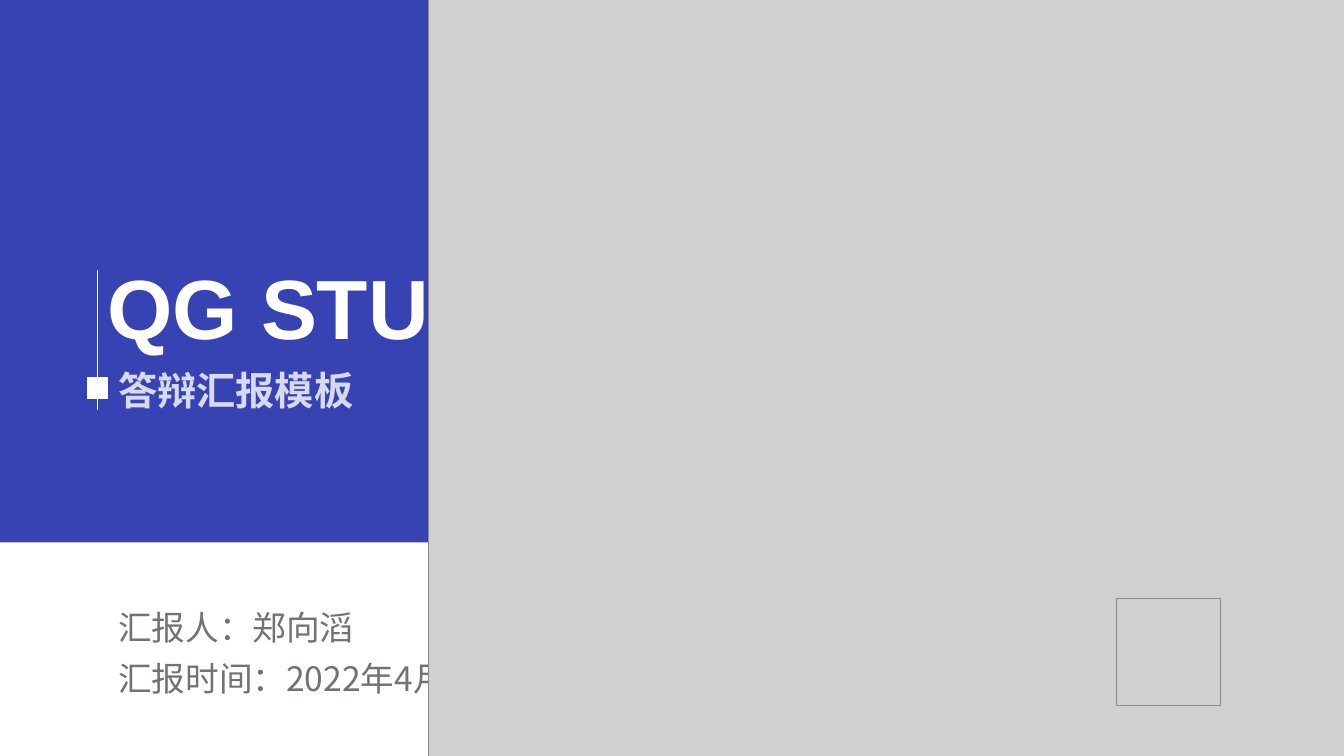
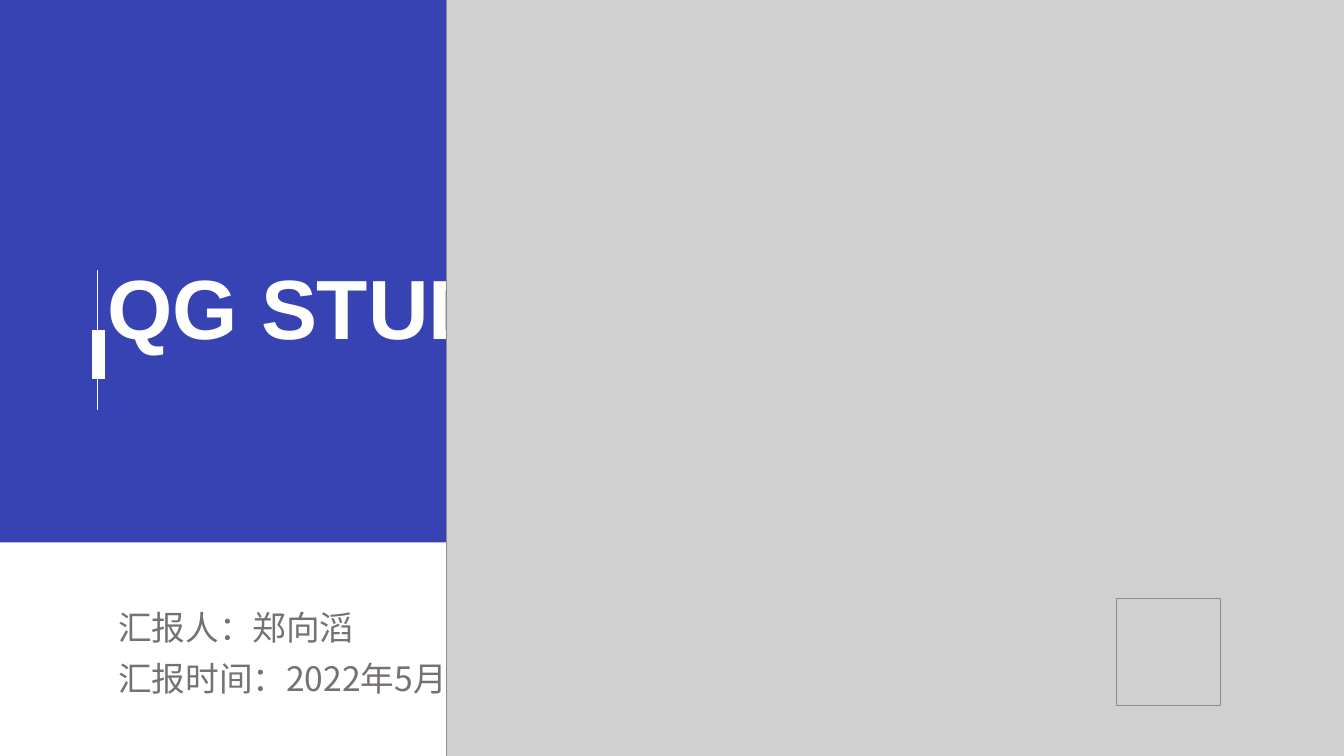
Before and after one commit to sangby/project, a slide deck: slide 1 of document/document/ppt/QG答辩汇报.pptx. Drawn at 1344x756 pixels with LibreOffice and Linux fonts; fonts in the diff are those of the drawing; grey boxes stand for pictures. Boxes give left, top, right and bottom in pixels: in the first picture for what was removed or moved away, otherwise in the second. Text is boxed around its words. In the diff, an @@ line names an element or a change of style, - is before the commit and + after.

```diff
--- a/document/document/ppt/QG答辩汇报.pptx
+++ b/document/document/ppt/QG答辩汇报.pptx
@@ picture: place and size @@
-picture at box(429, 0, 1344, 756)
+picture at box(447, 0, 1344, 756)
@@ rectangle: place and size @@
-rectangle at box(88, 377, 107, 397)
+rectangle at box(93, 331, 104, 378)
@@ rectangle at box(93, 331, 104, 378): mirrored @@
@@ text removed at box(118, 371, 353, 409) @@
-答辩汇报模板
@@ text at box(118, 657, 499, 701): text changed @@
-汇报时间：2022年4月xx日
+汇报时间：2022年5月5日
```
Also in this commit, not shown: 7 other slides changed, 6 slides added, 2 slides removed, 1 other file.
